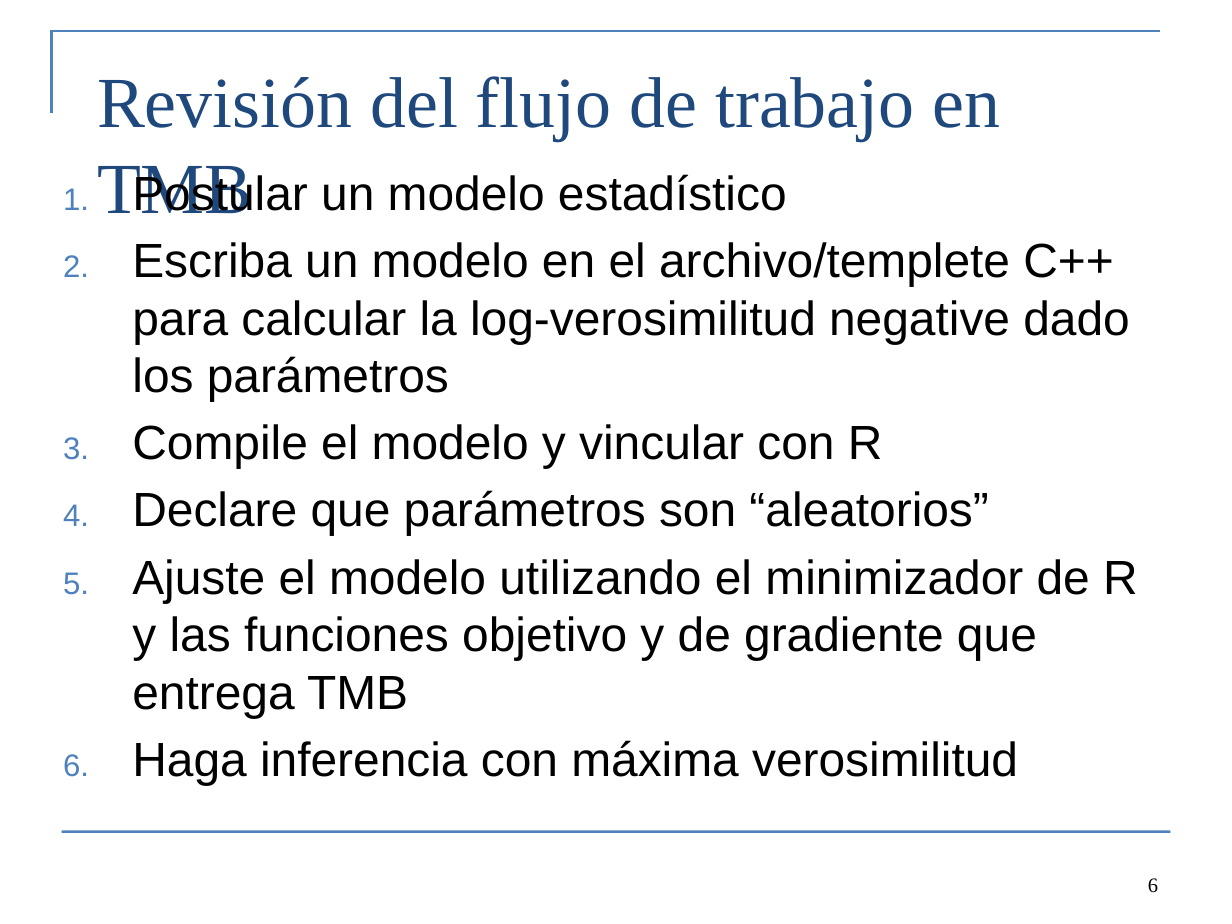
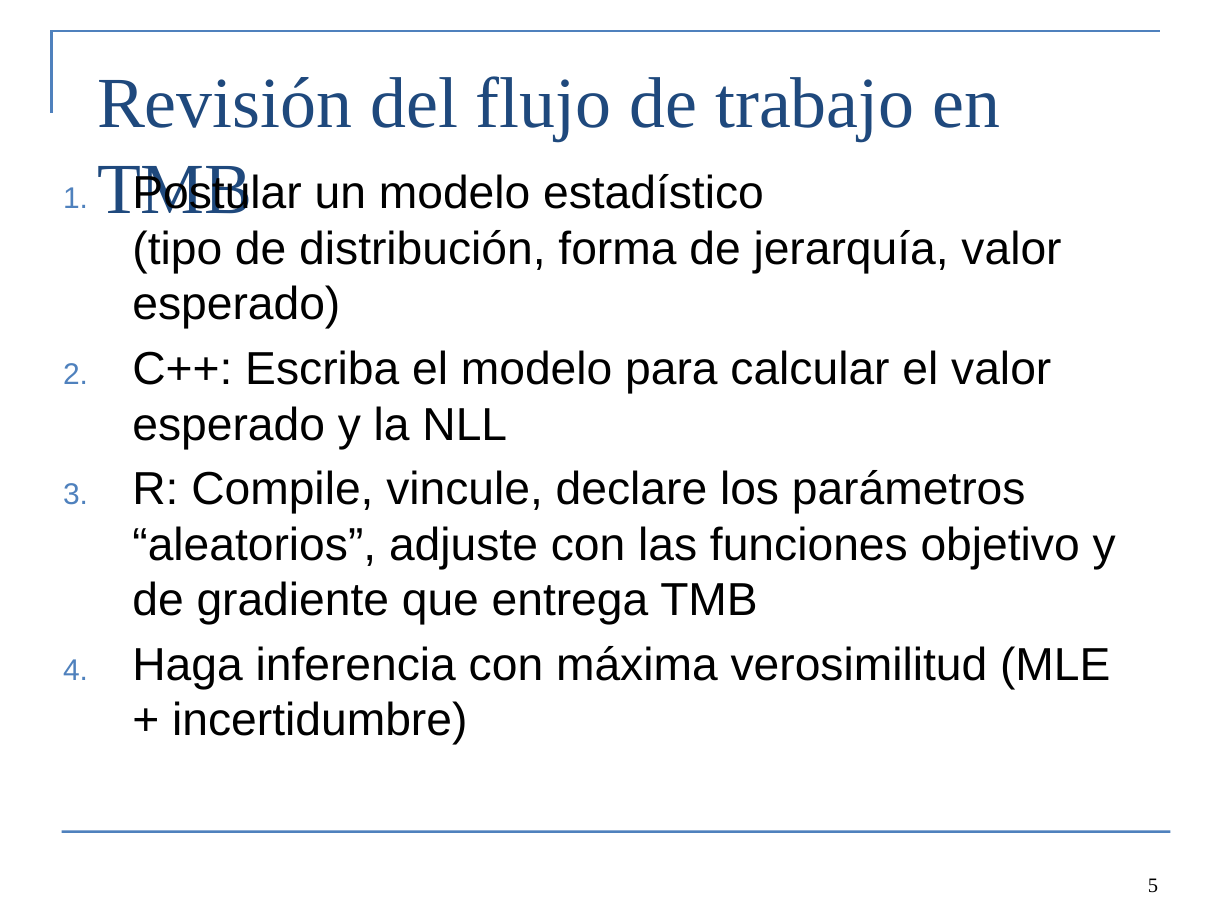
Before and after one commit to Cole-Monnahan-NOAA/tmb_workshop, a slide deck: slide 5 of day5/lecture5_conclusion_eng.pptx (slide 6 before the commit). Drawn at 1232x924 pixels with LibreOffice and Linux fonts; fonts in the diff are those of the drawing. Boxes give left, top, right and bottom in pixels: in the first picture for what was removed or moved away, otherwise in the second. Text is boxed around its words. In the diff, an @@ line names an element or a change of style, - is before the commit and + after.

```diff
--- a/day5/lecture5_conclusion_eng.pptx
+++ b/day5/lecture5_conclusion_eng.pptx
@@ text at (x1=132, y1=172, x2=1116, y2=745): text changed; size 28 to 27 pt @@
-1. Postular un modelo estadístico
-2. Escriba un modelo en el archivo/templete C++ para calcular la log-verosimilitud negative dado los parámetros
-3. Compile el modelo y vincular con R
-4. Declare que parámetros son “aleatorios”
-5. Ajuste el modelo utilizando el minimizador de R y las funciones objetivo y de gradiente que entrega TMB
-6. Haga inferencia con máxima verosimilitud
+1. Postular un modelo estadístico
+   (tipo de distribución, forma de jerarquía, valor esperado)
+2. C++: Escriba el modelo para calcular el valor esperado y la NLL
+3. R: Compile, vincule, declare los parámetros “aleatorios”, adjuste con las funciones objetivo y de gradiente que entrega TMB
+4. Haga inferencia con máxima verosimilitud (MLE + incertidumbre)
@@ page number at (x1=1148, y1=878, x2=1158, y2=893): text changed @@
-6
+5
```
Also in this commit, not shown: 5 other slides changed, 3 slides added, 7 other files.
